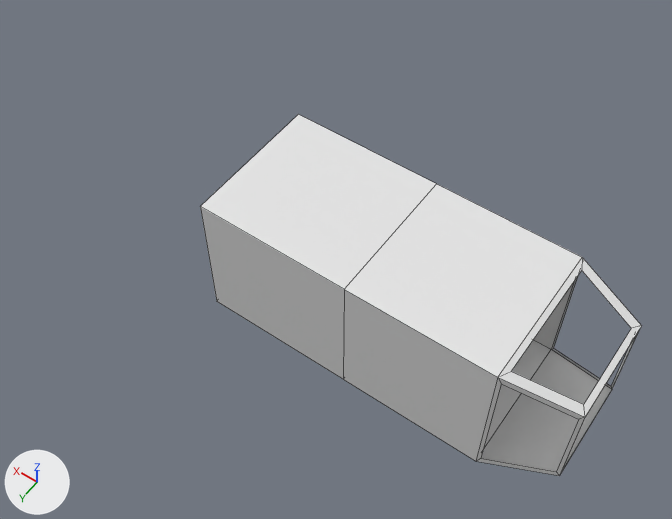
What one commit did to the Blender file cockpit.blend.
Both versions are drawn from a camera (50 mm lens) standing at (-5.38, 12.87, 19.99) and looking at (3.69, 0.18, 0.05). Arrows for +X, +Y and +Z are at lower left; the lights stay in place. Mesh edges are drawn as thin lines. The same objects are shown in both versions, whatever each file hides.
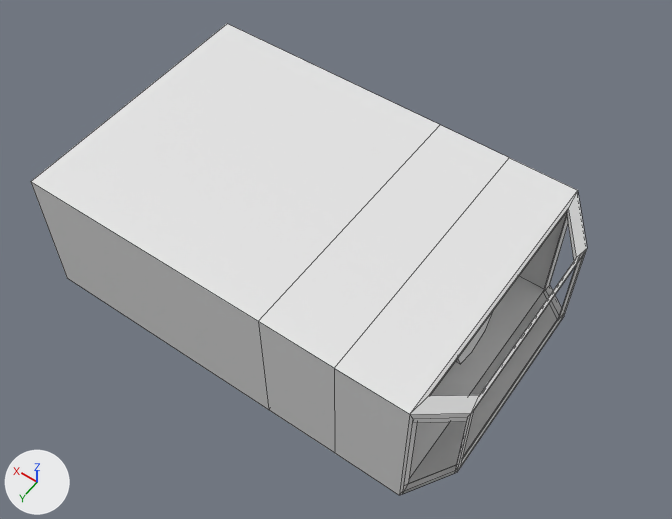
Pixel boxes (x1, y1, x2, y2) of what changed, in the pictures (672 x 519 px):
'Cube', reshaped, rescaled, modifiers changed (26% wider, 30% taller)
    before: (200, 114, 641, 476)
    after: (31, 24, 587, 496)
part 1 of me_cube, added
    after: (455, 311, 493, 364)
part 2 of me_cube, built on
    after: (31, 24, 439, 410)

The change in detail:
me_cube has 36 vertices, 30 faces and spans x -1.95..3.16, y -1.0..1.0, z -1.0..1.0.
me_cube is used by ob_cube; location (0.0, 0.0, 0.0); scale (2.08, 2.08, 2.08).
Verts and faces of me_cube; kept vertices keep their numbers, new ones are numbered from 36.
Before the commit, vertices of me_cube: 32 (3.16, 1.0, 1.0) at pixel (200, 206), 33 (3.16, 1.0, -1.0) at pixel (216, 301), 34 (3.16, -1.0, 1.0) at pixel (298, 114), 35 (3.16, -1.0, -1.0).
me_cube part 1: a new loose piece, an 8-sided cylinder along x spanning x -0.59..0.59, y -0.23..0.23, z -0.44..0.44, in mat_material (white #e7e7e7).
Part 2, on me_cube:
Faces deleted: (32, 34, 35, 33).
New vertices 36 to 39 stand at vertices 32 to 35, in that order, plus (7.56, 0.0, 0.0).
New faces: (32, 34, 38, 36), (36, 38, 39, 37), (32, 36, 37, 33), (33, 37, 39, 35), (34, 35, 39, 38).
Object 'Cube' (ob_cube) is rescaled from (2.08, 2.08, 2.08) to (1.0, 4.0, 2.09).
Object 'Cube' (ob_cube) gains a SOLIDIFY modifier named 'Solidify'.
Modifier setting: thickness = 0.09.
